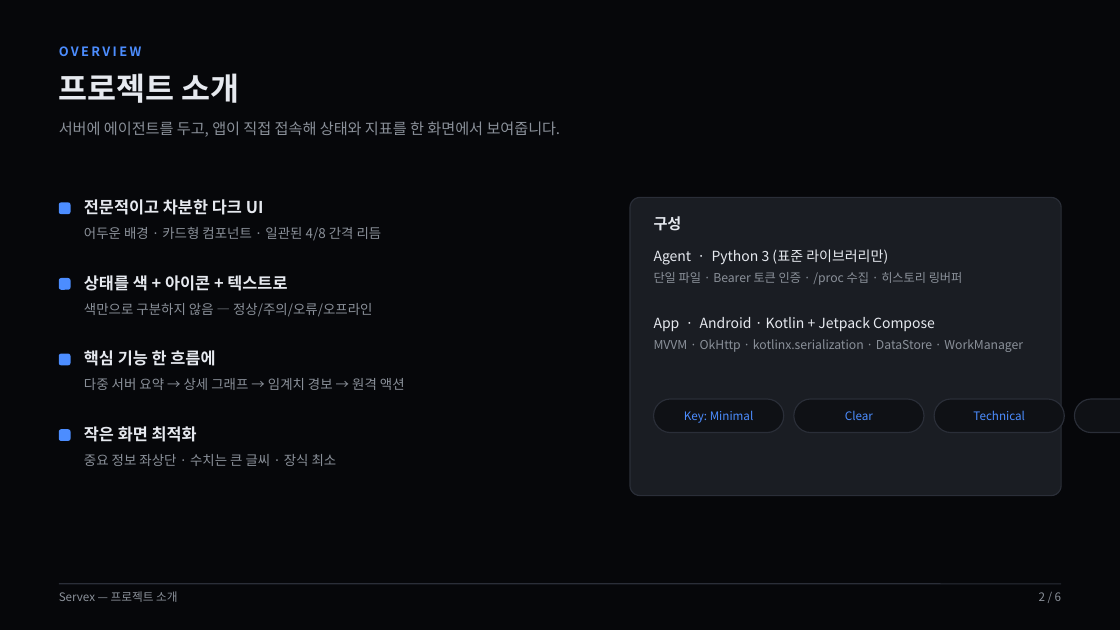
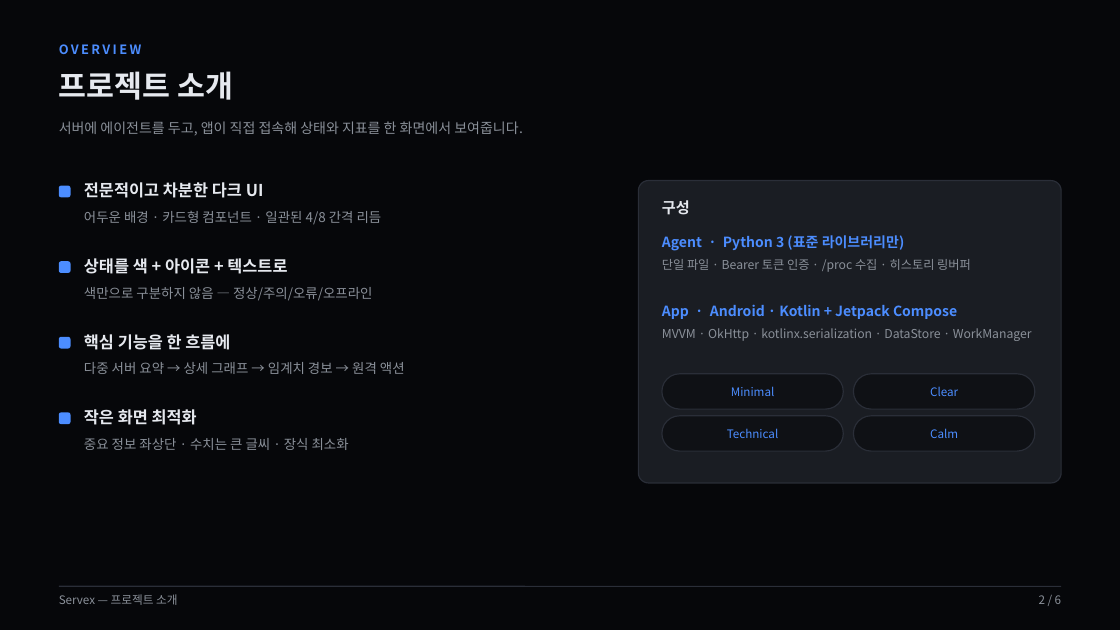
Before and after one commit to gguatit/Servex, a slide deck: slide 2 of docs/design/servex-deck.pptx. Drawn at 1120x630 pixels with LibreOffice and Linux fonts; fonts in the diff are those of the drawing. Boxes give left, top, right and bottom in pixels: in the first picture for what was removed or moved away, otherwise in the second. Text is boxed around its words. In the diff, an @@ line names an element or a change of style, - is before the commit and + after.

Commit message:
docs(design): rebuild native presentation deck

```diff
--- a/docs/design/servex-deck.pptx
+++ b/docs/design/servex-deck.pptx
@@ text "프로젝트 소개" at bbox=[59, 71, 233, 100]: size 27 to 26 pt @@
@@ text "서버에 에이전트를 두고, 앱이 직접 ..." at bbox=[59, 121, 523, 135]: size 13 to 12 pt @@
@@ text "어두운 배경 · 카드형 컴포넌트 ...": place and size @@
-text "어두운 배경 · 카드형 컴포넌트 ..." at bbox=[84, 227, 382, 241]
+text "어두운 배경 · 카드형 컴포넌트 ..." at bbox=[84, 211, 382, 225]
@@ text "전문적이고 차분한 다크 UI": place and size @@
-text "전문적이고 차분한 다크 UI" at bbox=[84, 199, 264, 215]
+text "전문적이고 차분한 다크 UI" at bbox=[84, 182, 264, 198]
@@ rounded rectangle: place and size @@
-rounded rectangle at bbox=[630, 197, 1061, 496]
+rounded rectangle at bbox=[639, 181, 1061, 483]
@@ rounded rectangle at bbox=[639, 181, 1061, 483]: proportions changed @@
@@ text "구성": place and size @@
-text "구성" at bbox=[654, 216, 682, 231]
+text "구성" at bbox=[662, 200, 690, 215]
@@ text "Agent · Python 3 (표준 ..." at bbox=[662, 235, 905, 251]: text colour #E6E9EF to #4C8DFF, bold on @@
@@ text "Agent · Python 3 (표준 ...": place and size @@
-text "Agent · Python 3 (표준 ..." at bbox=[654, 249, 888, 265]
+text "Agent · Python 3 (표준 ..." at bbox=[662, 235, 905, 251]
@@ text "상태를 색 + 아이콘 + ...": place and size @@
-text "상태를 색 + 아이콘 + ..." at bbox=[84, 275, 287, 291]
+text "상태를 색 + 아이콘 + ..." at bbox=[84, 258, 287, 274]
@@ text "단일 파일 · Bearer 토큰 ...": place and size @@
-text "단일 파일 · Bearer 토큰 ..." at bbox=[654, 272, 963, 285]
+text "단일 파일 · Bearer 토큰 ..." at bbox=[662, 259, 971, 272]
@@ line spacing 1.1 to 1.15 in 5 elements at bbox=[662, 328, 1032, 341], bbox=[662, 259, 971, 272], bbox=[84, 211, 382, 225], bbox=[84, 362, 405, 374], bbox=[84, 287, 372, 301] @@
@@ text "색만으로 구분하지 않음 — 정상/주의/오류/오프라인": place and size @@
-text "색만으로 구분하지 않음 — 정상/주의/오류/오프라인" at bbox=[84, 303, 372, 317]
+text "색만으로 구분하지 않음 — 정상/주의/오류/오프라인" at bbox=[84, 287, 372, 301]
@@ text "MVVM · OkHttp · kotlinx.serialization ...": place and size @@
-text "MVVM · OkHttp · kotlinx.serialization ..." at bbox=[654, 339, 1023, 352]
+text "MVVM · OkHttp · kotlinx.serialization ..." at bbox=[662, 328, 1032, 341]
@@ text "App · Android · Kotlin ...": place and size @@
-text "App · Android · Kotlin ..." at bbox=[654, 317, 935, 331]
+text "App · Android · Kotlin ..." at bbox=[662, 304, 957, 319]
@@ text "App · Android · Kotlin ..." at bbox=[662, 304, 957, 319]: text colour #E6E9EF to #4C8DFF, bold on @@
@@ text "다중 서버 요약 → 상세 ...": place and size @@
-text "다중 서버 요약 → 상세 ..." at bbox=[84, 378, 405, 390]
+text "다중 서버 요약 → 상세 ..." at bbox=[84, 362, 405, 374]
@@ text at bbox=[84, 334, 230, 350]: text changed @@
-핵심 기능 한 흐름에
+핵심 기능을 한 흐름에
@@ rounded rectangle: place and size @@
-rounded rectangle at bbox=[654, 399, 784, 433]
+rounded rectangle at bbox=[662, 374, 844, 409]
@@ text at bbox=[731, 386, 775, 396]: text changed @@
-Key: Minimal
+Minimal
@@ text "Clear": place and size @@
-text "Clear" at bbox=[845, 410, 873, 420]
+text "Clear" at bbox=[930, 386, 958, 396]
@@ rounded rectangle: place and size @@
-rounded rectangle at bbox=[794, 399, 924, 433]
+rounded rectangle at bbox=[854, 374, 1035, 409]
@@ 4 rounded rectangles: place and size @@
-4 rounded rectangles at bbox=[59, 202, 71, 441]
+4 rounded rectangles at bbox=[59, 186, 71, 424]
@@ text "작은 화면 최적화": place and size @@
-text "작은 화면 최적화" at bbox=[84, 426, 197, 442]
+text "작은 화면 최적화" at bbox=[84, 409, 197, 425]
@@ text "Technical": place and size @@
-text "Technical" at bbox=[973, 410, 1024, 420]
+text "Technical" at bbox=[727, 428, 778, 438]
@@ rounded rectangle: place and size @@
-rounded rectangle at bbox=[934, 399, 1065, 433]
+rounded rectangle at bbox=[662, 416, 844, 451]
@@ text "Calm" rewrapped from bbox=[1075, 399, 1120, 433] to bbox=[930, 428, 958, 438] @@
@@ rounded rectangle: place and size @@
-rounded rectangle at bbox=[1075, 399, 1120, 433]
+rounded rectangle at bbox=[854, 416, 1035, 451]
@@ text at bbox=[84, 438, 349, 450]: text changed @@
-중요 정보 좌상단 · 수치는 큰 글씨 · 장식 최소
+중요 정보 좌상단 · 수치는 큰 글씨 · 장식 최소화
```
Also in this commit, not shown: 5 other slides changed.
